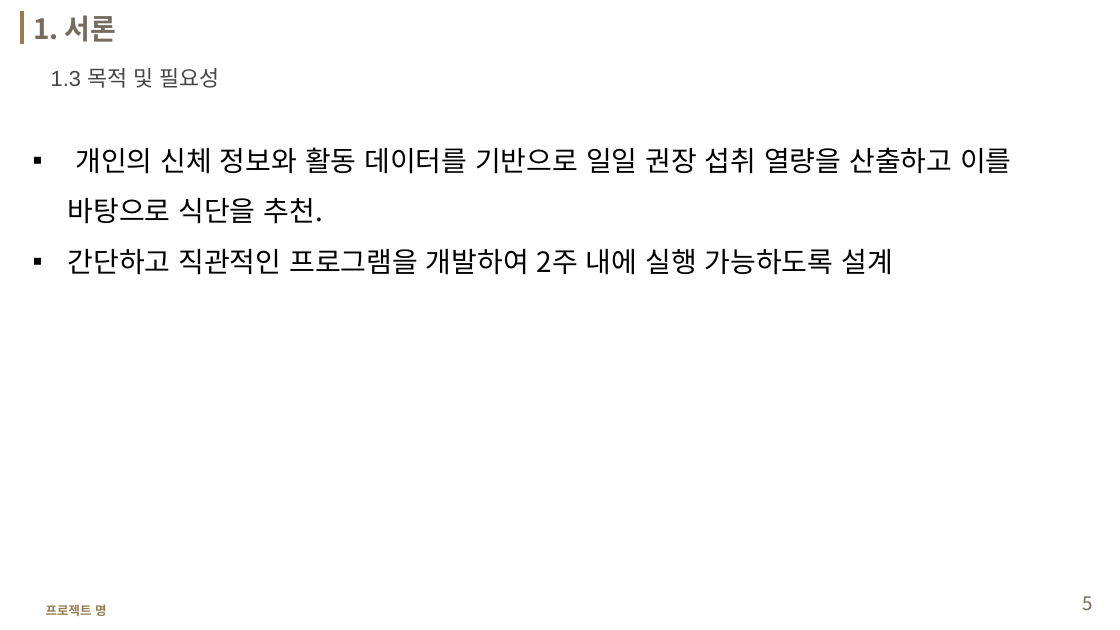
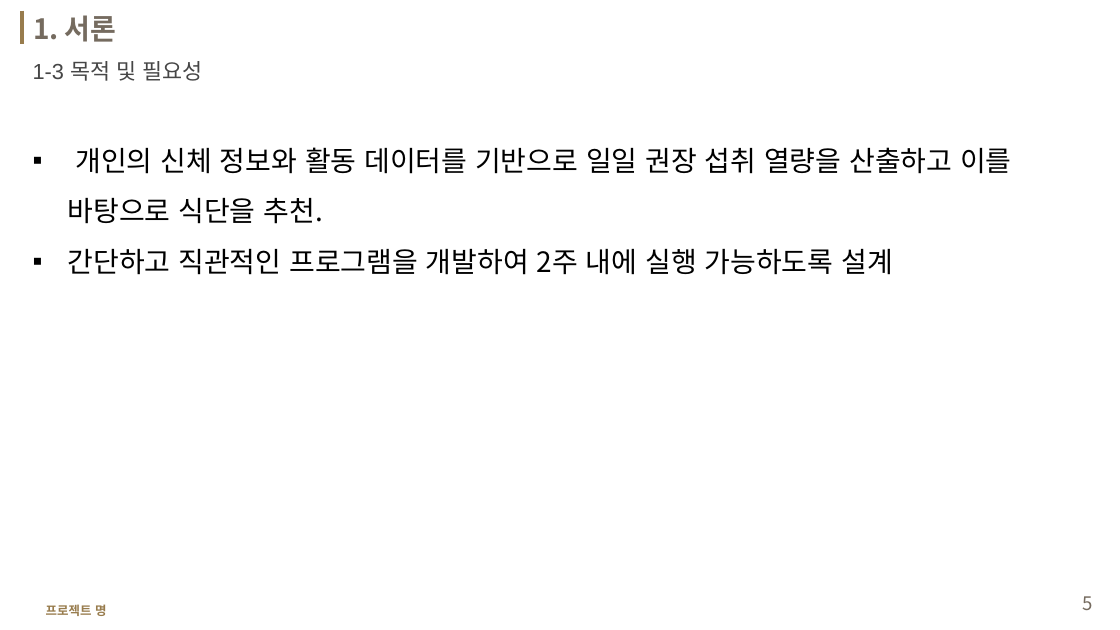
Before and after one commit to ssoom98/personal_project, a slide deck: slide 5 of ppt/발표 ppt.pptx. Drawn at 1120x630 pixels with LibreOffice and Linux fonts; fonts in the diff are those of the drawing; background and template pictures are left out. Boxes give left, top, right and bottom in pixels: in the first picture for what was removed or moved away, otherwise in the second. Text is boxed around its words. In the diff, an @@ line names an element or a change of style, - is before the commit and + after.

```diff
--- a/ppt/발표 ppt.pptx
+++ b/ppt/발표 ppt.pptx
@@ text at (33,61,203,81): text changed @@
-1.3 목적 및 필요성
+1-3 목적 및 필요성
```
Also in this commit, not shown: 7 other slides changed, 1 other file.
